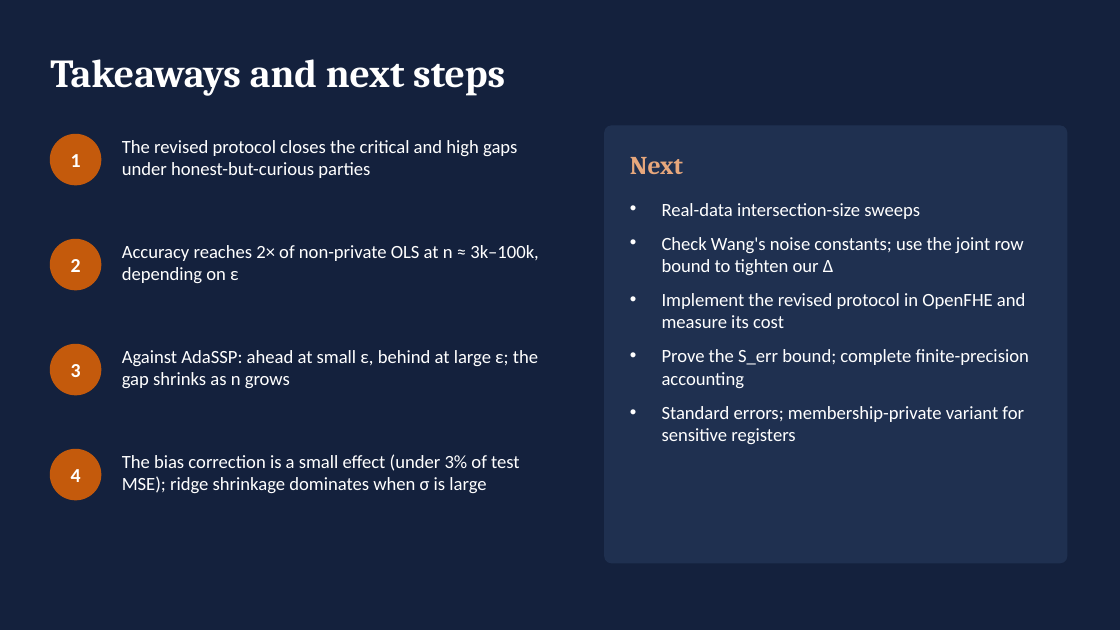
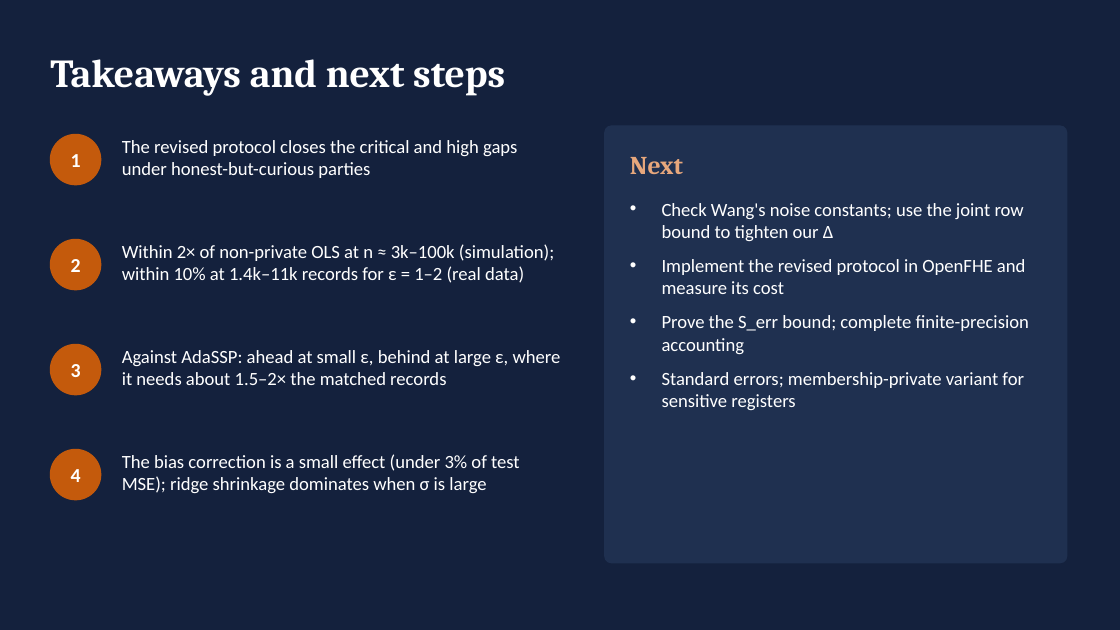
Before and after one commit to shukabh/VerticalFederatedRegression, a slide deck: slide 30 of slides/vfl_scenarioB_deck.pptx. Drawn at 1120x630 pixels with LibreOffice and Linux fonts; fonts in the diff are those of the drawing. Boxes give left, top, right and bottom in pixels: in the first picture for what was removed or moved away, otherwise in the second. Text is boxed around its words. In the diff, an @@ line names an element or a change of style, - is before the commit and + after.

```diff
--- a/slides/vfl_scenarioB_deck.pptx
+++ b/slides/vfl_scenarioB_deck.pptx
@@ text at bbox=[662, 203, 920, 219]: paragraph removed @@
-• Real-data intersection-size sweeps
@@ text at bbox=[122, 244, 554, 283]: text changed @@
-Accuracy reaches 2× of non-private OLS at n ≈ 3k–100k, depending on ε
+Within 2× of non-private OLS at n ≈ 3k–100k (simulation); within 10% at 1.4k–11k records for ε = 1–2 (real data)
@@ text at bbox=[122, 350, 561, 385]: text changed @@
-Against AdaSSP: ahead at small ε, behind at large ε; the gap shrinks as n grows
+Against AdaSSP: ahead at small ε, behind at large ε, where it needs about 1.5–2× the matched records
```
Also in this commit, not shown: 1 other slide changed, 1 slide added, 1 slide removed, 9 other files.
